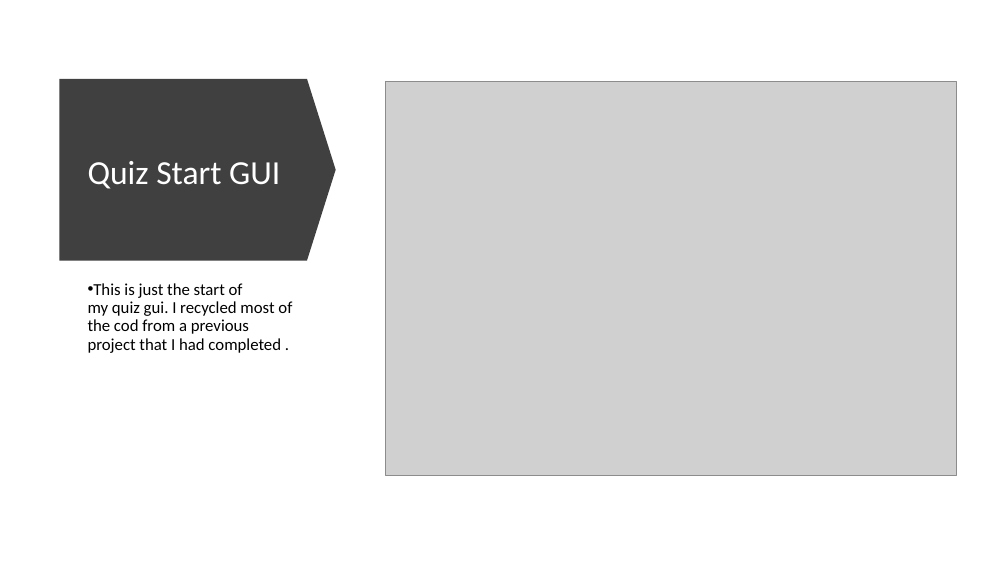
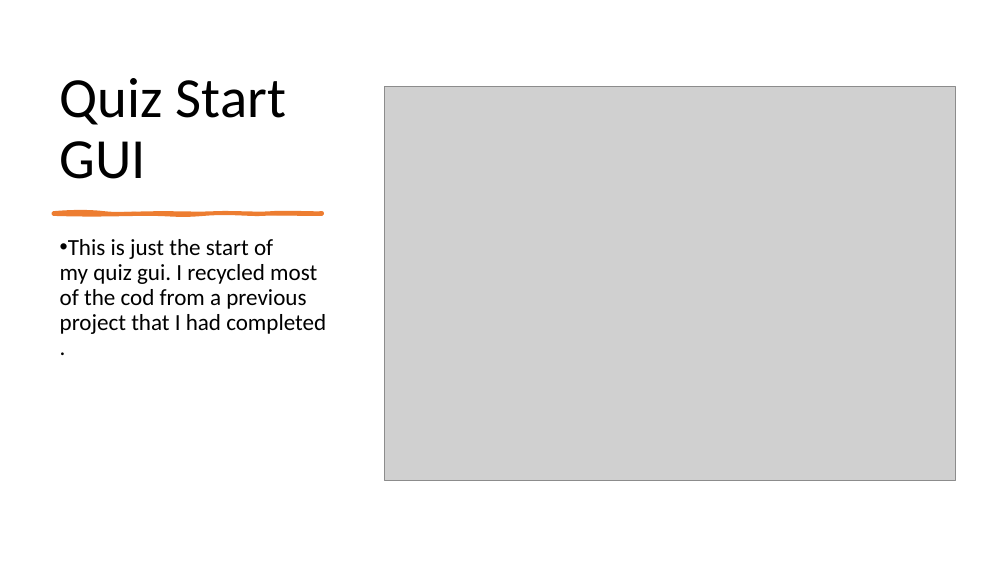
Before and after one commit to morrisj70800/01_Assesment, a slide deck: slide 5 of Programming Assesment.pptx (slide 6 before the commit). Drawn at 1008x567 pixels with LibreOffice and Linux fonts; fonts in the diff are those of the drawing; grey boxes stand for pictures. Boxes give left, top, right and bottom in pixels: in the first picture for what was removed or moved away, otherwise in the second. Text is boxed around its words. In the diff, an @@ line names an element or a change of style, - is before the commit and + after.

Commit message:
Game Class GUI
Started development of game class gui

```diff
--- a/Programming Assesment.pptx
+++ b/Programming Assesment.pptx
@@ title "Quiz Start GUI": place and size @@
-title "Quiz Start GUI" at (88, 161, 280, 189)
+title "Quiz Start GUI" at (60, 78, 286, 179)
@@ title "Quiz Start GUI" at (60, 78, 286, 179): size 32 to 54 pt, text colour #FFFFFF to #000000; vertical alignment middle to bottom @@
@@ down arrow removed at (59, 79, 336, 261) @@
@@ picture: place and size @@
-picture at (386, 82, 957, 475)
+picture at (385, 87, 956, 480)
@@ text "This is just the start ...": place and size @@
-text "This is just the start ..." at (88, 283, 292, 353)
+text "This is just the start ..." at (60, 239, 326, 334)
@@ text "This is just the start ..." at (60, 239, 326, 334): size 16 to 22 pt @@
@@ freeform shape added at (53, 212, 322, 214), fill #ED7D31, outline #ED7D31 3 pt @@
```
Also in this commit, not shown: 4 other slides changed, 1 slide added, 2 other files.
